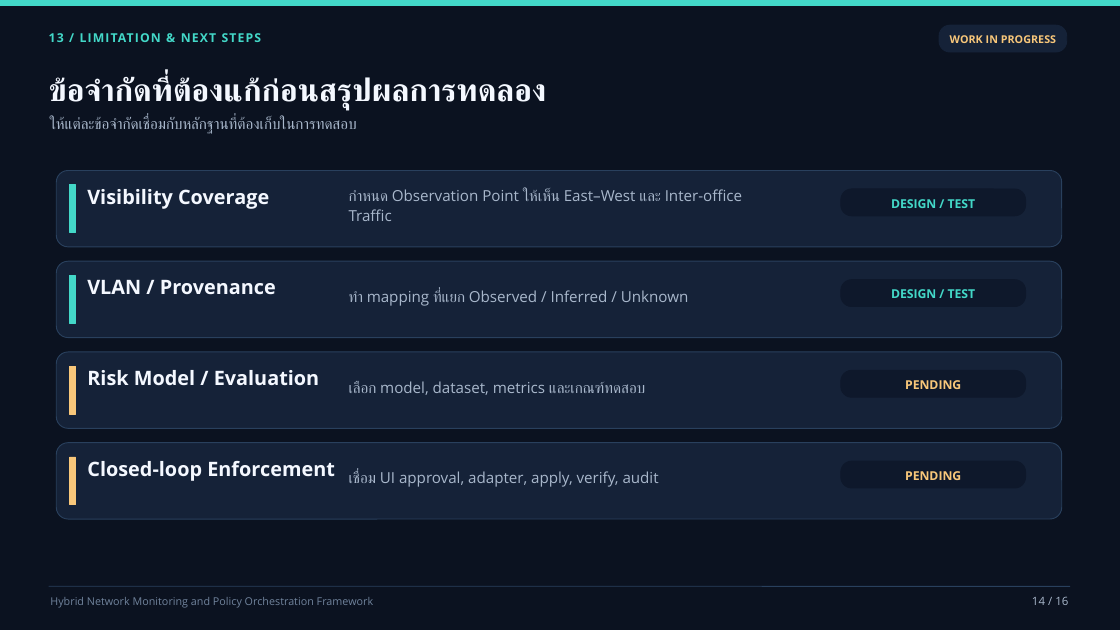
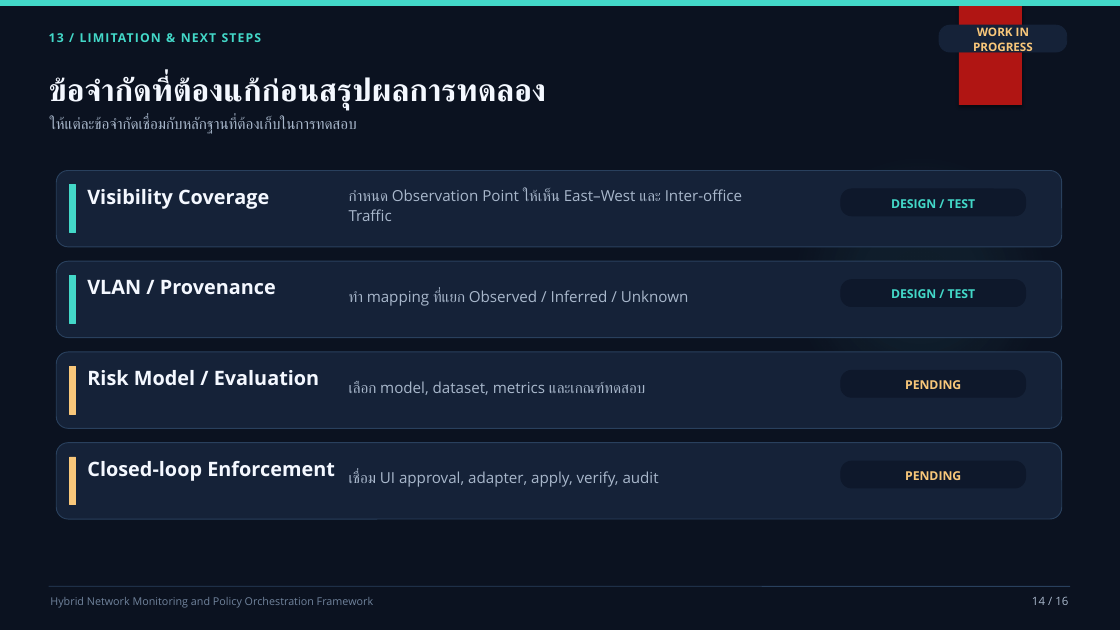
Before and after one commit to Jesadaphoukrongthong/Hybrid-Network-Monitoring-and-Policy-Orchestration-Framework, a slide deck: slide 14 of docs/paper/Hybrid_Network_Monitoring_PowerPoint_2021_Compatible.pptx. Drawn at 1120x630 pixels with LibreOffice and Linux fonts; fonts in the diff are those of the drawing; background and template pictures are left out. Boxes give left, top, right and bottom in pixels: in the first picture for what was removed or moved away, otherwise in the second. Text is boxed around its words. In the diff, an @@ line names an element or a change of style, - is before the commit and + after.

```diff
--- a/docs/paper/Hybrid_Network_Monitoring_PowerPoint_2021_Compatible.pptx
+++ b/docs/paper/Hybrid_Network_Monitoring_PowerPoint_2021_Compatible.pptx
@@ text "WORK IN PROGRESS" at [973, 27, 1033, 55]: size 9.2 to 10 pt; line spacing 1.02 to 1.12 @@
@@ rectangle added at [959, 0, 1022, 105], fill #B01513 @@
```
Also in this commit, not shown: 15 other slides changed, 4 other files.
